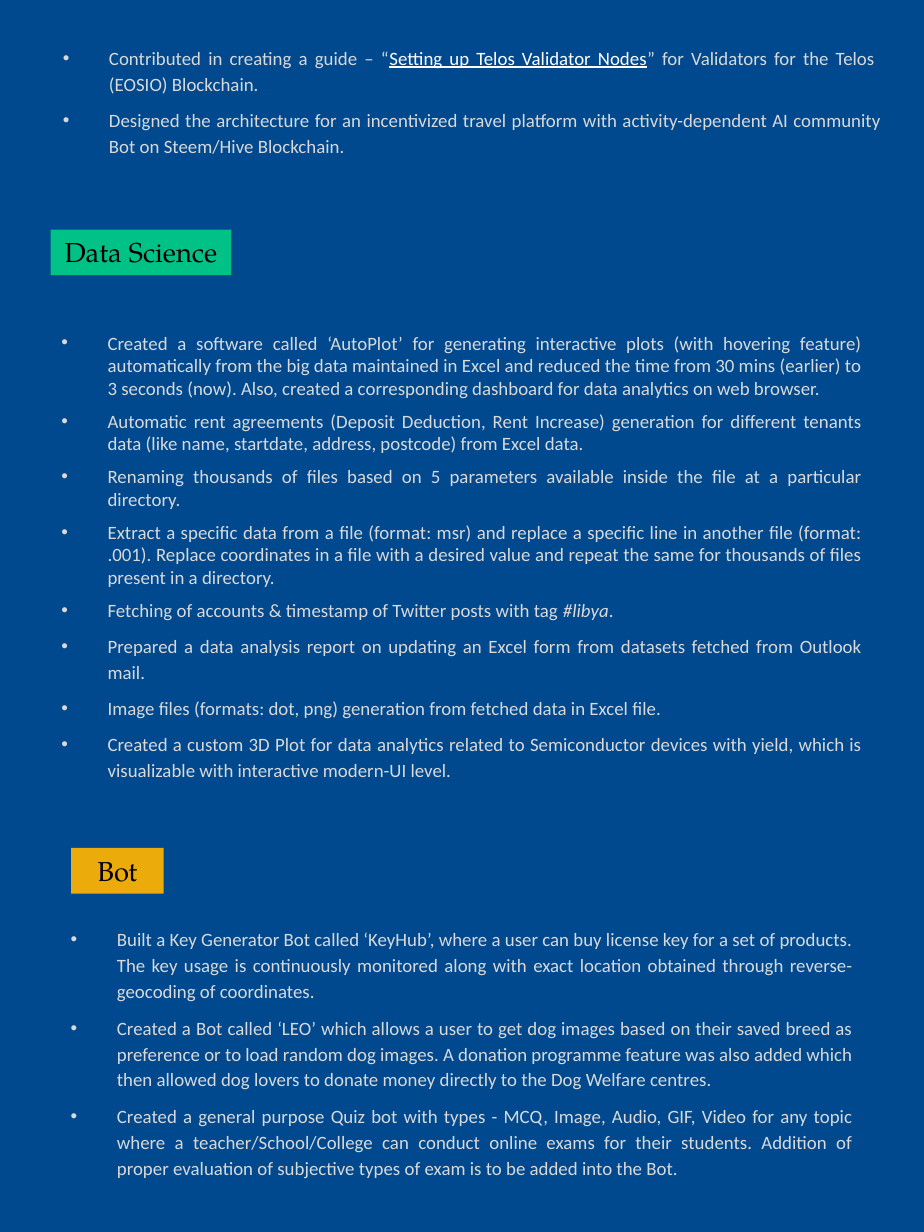
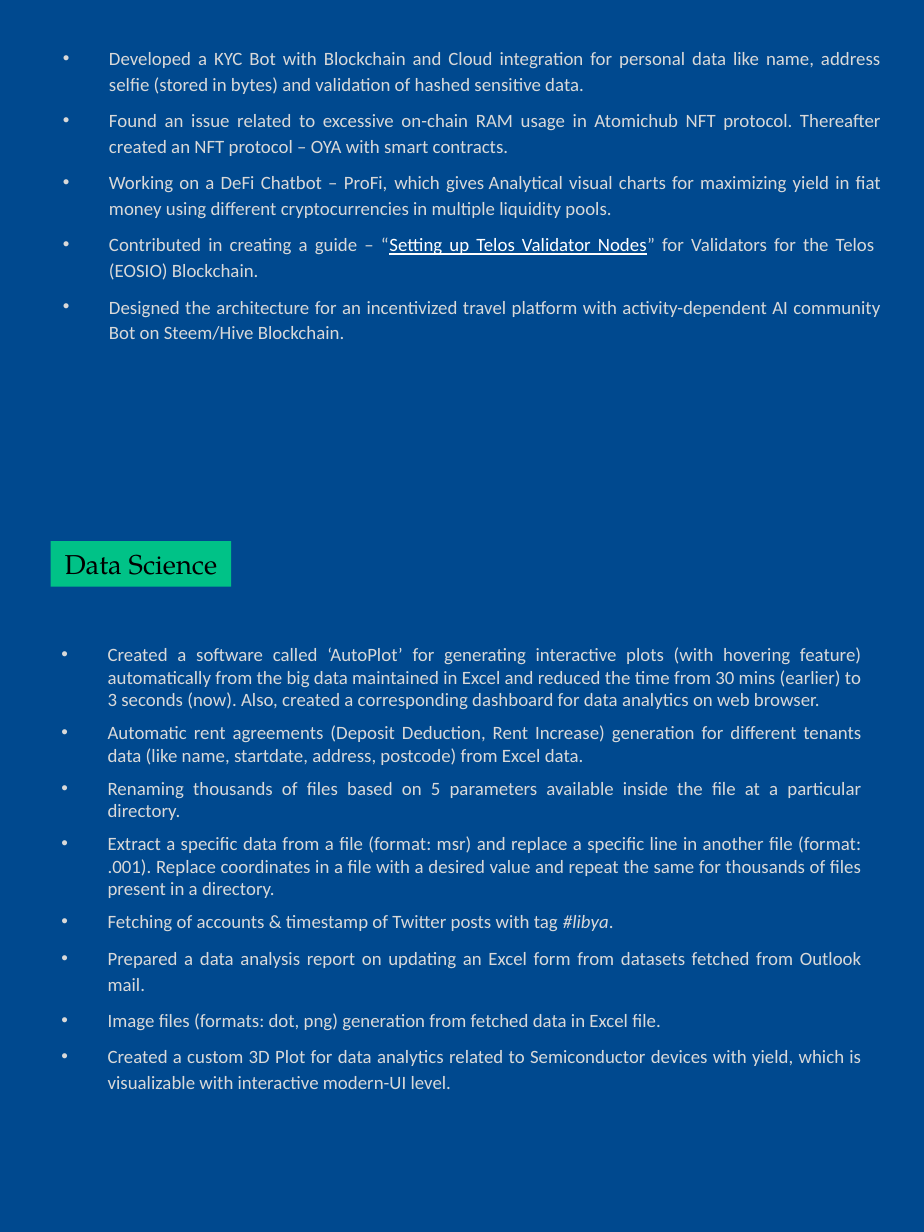
Before and after one commit to abhi3700/my_resume, a slide deck: slide 3 of my_resume.pptx. Drawn at 924x1232 pixels with LibreOffice and Linux fonts; fonts in the diff are those of the drawing. Boxes give left, top, right and bottom in pixels: in the first picture for what was removed or moved away, otherwise in the second. Text is boxed around its words. In the diff, an @@ line names an element or a change of style, - is before the commit and + after.

Commit message:
NFT based work added

```diff
--- a/my_resume.pptx
+++ b/my_resume.pptx
@@ text at <box>109,52,881,219</box>: paragraphs added @@
+• Developed a KYC Bot with Blockchain and Cloud integration for personal data like name, address selfie (stored in bytes) and validation of hashed sensitive data.
+• Found an issue related to excessive on-chain RAM usage in Atomichub NFT protocol. Thereafter created an NFT protocol – OYA with smart contracts.
+• Working on a DeFi Chatbot – ProFi, which gives Analytical visual charts for maximizing yield in fiat money using different cryptocurrencies in multiple liquidity pools.
@@ rectangle "Data Science": place and size @@
-rectangle "Data Science" at <box>51,229,232,275</box>
+rectangle "Data Science" at <box>51,541,232,586</box>
@@ text "Created a software called ‘AutoPlot’ ...": place and size @@
-text "Created a software called ‘AutoPlot’ ..." at <box>108,336,861,777</box>
+text "Created a software called ‘AutoPlot’ ..." at <box>108,647,861,1089</box>
@@ rectangle removed at <box>71,848,164,893</box> @@
-Bot
@@ text removed at <box>117,932,852,1178</box> @@
-• Built a Key Generator Bot called ‘KeyHub’, where a user can buy license key for a set of products. The key usage is continuously monitored along with exact location obtained through reverse-geocoding of coordinates.
-• Created a Bot called ‘LEO’ which allows a user to get dog images based on their saved breed as preference or to load random dog images. A donation programme feature was also added which then allowed dog lovers to donate money directly to the Dog Welfare centres.
-• Created a general purpose Quiz bot with types - MCQ, Image, Audio, GIF, Video for any topic where a teacher/School/College can conduct online exams for their students. Addition of proper evaluation of subjective types of exam is to be added into the Bot.
```
Also in this commit, not shown: 2 other slides changed, 1 other file.
